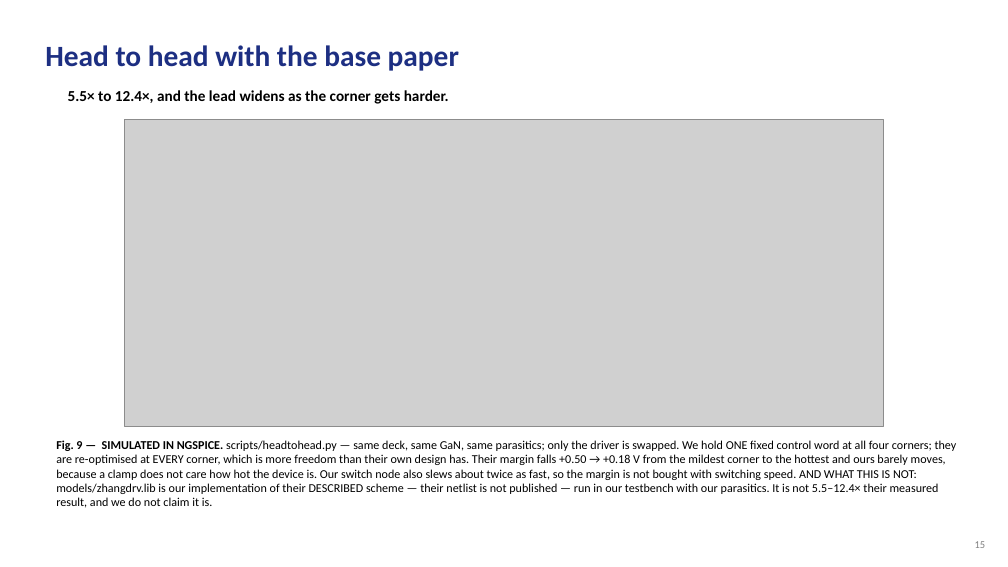
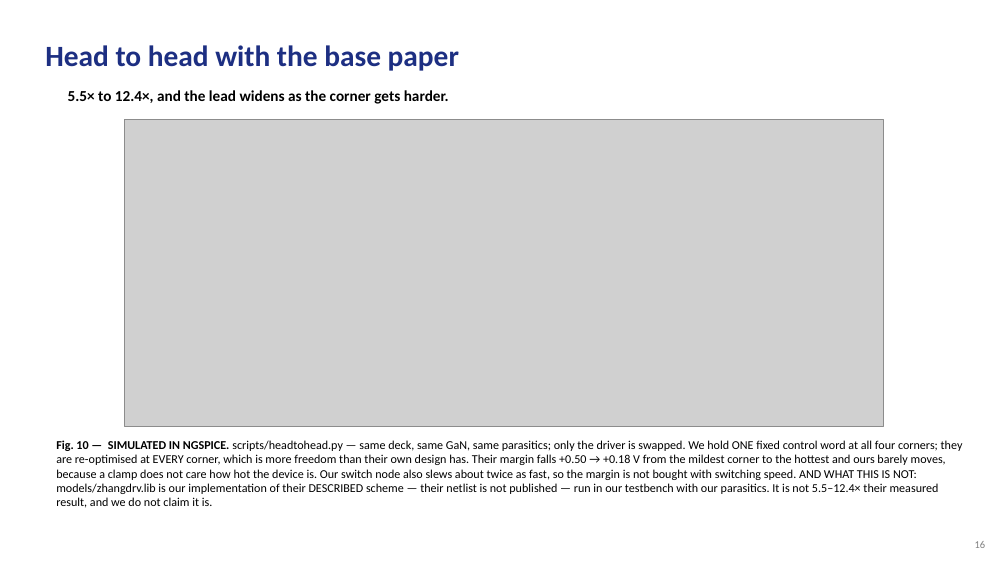
Before and after one commit to Amritha902/gan-driver, a slide deck: slide 16 of review/GaN_Review1_PRESENT.pptx (slide 15 before the commit). Drawn at 1008x567 pixels with LibreOffice and Linux fonts; fonts in the diff are those of the drawing; grey boxes stand for pictures. Boxes give left, top, right and bottom in pixels: in the first picture for what was removed or moved away, otherwise in the second. Text is boxed around its words. In the diff, an @@ line names an element or a change of style, - is before the commit and + after.

```diff
--- a/review/GaN_Review1_PRESENT.pptx
+++ b/review/GaN_Review1_PRESENT.pptx
@@ text at box(56, 440, 963, 508): text changed @@
-Fig. 9 — SIMULATED IN NGSPICE. scripts/headtohead.py — same deck, same GaN, same parasitics; only the driver is swapped. We hold ONE fixed control word at all four corners; they are re-optimised at EVERY corner, which is more freedom than their own design has. Their margin falls +0.50 → +0.18 V from the mildest corner to the hottest and ours barely moves, because a clamp does not care how hot the device is. Our switch node also slews about twice as fast, so the margin is not bought with switching speed. AND WHAT THIS IS NOT: models/zhangdrv.lib is our implementation of their DESCRIBED scheme — their netlist is not published — run in our testbench with our parasitics. It is not 5.5–12.4× their measured result, and we do not claim it is.
+Fig. 10 — SIMULATED IN NGSPICE. scripts/headtohead.py — same deck, same GaN, same parasitics; only the driver is swapped. We hold ONE fixed control word at all four corners; they are re-optimised at EVERY corner, which is more freedom than their own design has. Their margin falls +0.50 → +0.18 V from the mildest corner to the hottest and ours barely moves, because a clamp does not care how hot the device is. Our switch node also slews about twice as fast, so the margin is not bought with switching speed. AND WHAT THIS IS NOT: models/zhangdrv.lib is our implementation of their DESCRIBED scheme — their netlist is not published — run in our testbench with our parasitics. It is not 5.5–12.4× their measured result, and we do not claim it is.
```
Also in this commit, not shown: 6 other slides changed, 1 slide added, 6 other files.
